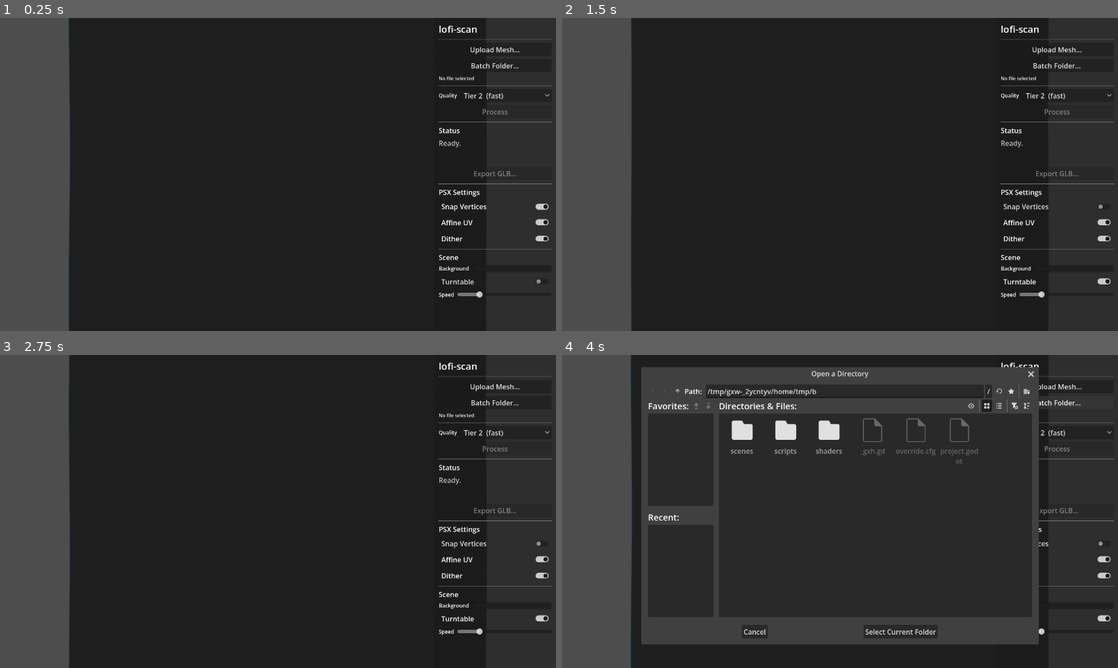
Above: before the commit, frames 1-4 (two rows, left to right).
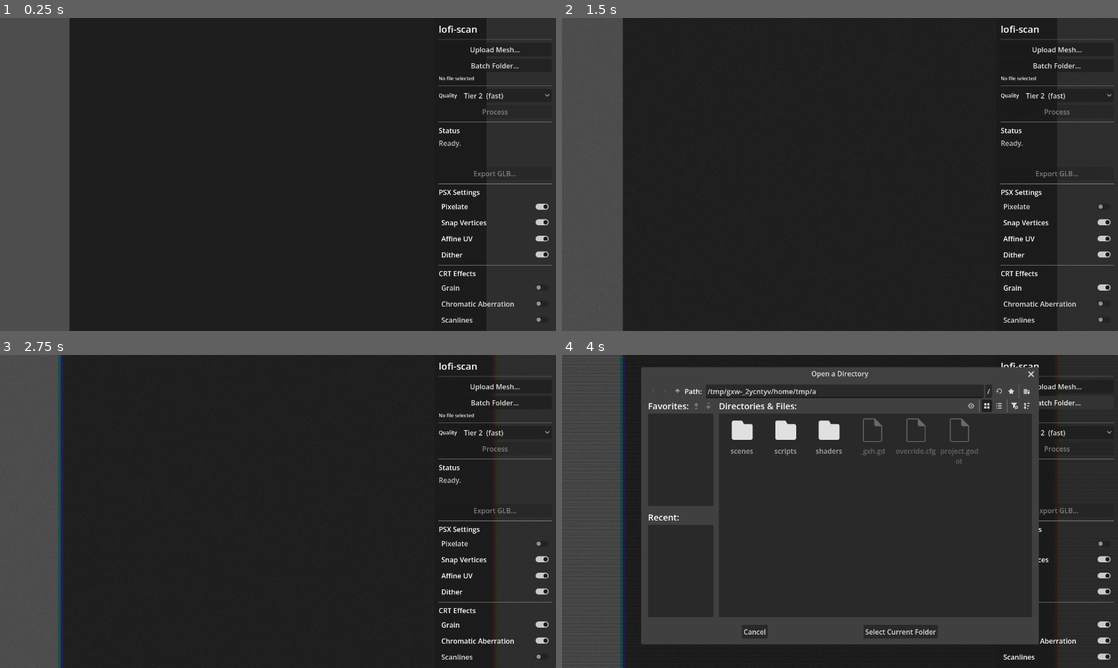
Above: after the commit, the same moments.

Repository: rendyrayana/lofi-scan
Game: Godot game, scene res://scenes/main.tscn
Same seed, same stepped clock (60 frames per second), same inputs: the game is played once before the commit and once after it.
Inputs (mouse positions are in pixels of both pictures, inside the frame that each line leads up to):
- Up to frame 1 (0.25 s): no input
- Up to frame 2 (1.5 s): click (1056, 205) at 0.5 s, where only the run after the commit has a clickable "Pixelate"; click (1056, 287) at 1.25 s, where only the run after the commit has a clickable "Grain"
- Up to frame 3 (2.75 s): click (494, 639) at 2 s, where only the run after the commit has a clickable "Chromatic Aberration"
- Up to frame 4 (4 s): click (1056, 655) at 2.75 s, where only the run after the commit has a clickable "Scanlines"; click "Batch Folder…" at 3.5 s

The runs differ from the first frame. In frame 1, 1.1% of the frame differs, in the area x 12-100%, y 0-100%; in frame 2, 2.7%; in frame 3, 3.1%, in the area x 10-100%, y 0-100%; in frame 4, 2.6%.

Commit message:
Add per-effect visual toggles: Pixelate + CRT effects
PSX Settings section:
- Pixelate CheckButton: 320x240 NEAREST upscale (ON) vs full-res LINEAR (OFF)

New CRT Effects section (all off by default = plain render):
- Grain (grain_intensity 0 ↔ 0.1)
- Chromatic Aberration (0 ↔ 0.005)
- Scanlines (0 ↔ 0.2)
- Vignette (vignette_darkness 0↔0.5, crt_vignette_power 0↔2.0)
- Warble (warble_amount 0 ↔ 0.002)

CRT ColorRect is hidden when all effects are off, making the render
identical to a plain Godot 3D scene at that point.

Diff:
--- a/godot_app/scenes/main.tscn
+++ b/godot_app/scenes/main.tscn
@@ -120,6 +120,10 @@
 [node name="PSXTitle" type="Label" parent="CanvasLayer/SidePanel/VBox"]
 text = "PSX Settings"
 
+[node name="PixelateBtn" type="CheckButton" parent="CanvasLayer/SidePanel/VBox"]
+button_pressed = true
+text = "Pixelate"
+
 [node name="SnapBtn" type="CheckButton" parent="CanvasLayer/SidePanel/VBox"]
 button_pressed = true
 text = "Snap Vertices"
@@ -131,6 +135,26 @@
 [node name="DitherBtn" type="CheckButton" parent="CanvasLayer/SidePanel/VBox"]
 button_pressed = true
 text = "Dither"
+
+[node name="HSep5" type="HSeparator" parent="CanvasLayer/SidePanel/VBox"]
+
+[node name="CRTTitle" type="Label" parent="CanvasLayer/SidePanel/VBox"]
+text = "CRT Effects"
+
+[node name="GrainBtn" type="CheckButton" parent="CanvasLayer/SidePanel/VBox"]
+text = "Grain"
+
+[node name="ChromaBtn" type="CheckButton" parent="CanvasLayer/SidePanel/VBox"]
+text = "Chromatic Aberration"
+
+[node name="ScanlinesBtn" type="CheckButton" parent="CanvasLayer/SidePanel/VBox"]
+text = "Scanlines"
+
+[node name="VignetteBtn" type="CheckButton" parent="CanvasLayer/SidePanel/VBox"]
+text = "Vignette"
+
+[node name="WarbleBtn" type="CheckButton" parent="CanvasLayer/SidePanel/VBox"]
+text = "Warble"
 
 [node name="HSep4" type="HSeparator" parent="CanvasLayer/SidePanel/VBox"]
 
--- a/godot_app/scripts/main.gd
+++ b/godot_app/scripts/main.gd
@@ -8,9 +8,16 @@
 @onready var process_btn:  Button        = $CanvasLayer/SidePanel/VBox/ProcessBtn
 @onready var input_label:  Label         = $CanvasLayer/SidePanel/VBox/InputLabel
 @onready var status_label: RichTextLabel = $CanvasLayer/SidePanel/VBox/StatusLabel
+@onready var pixelate_btn: CheckButton   = $CanvasLayer/SidePanel/VBox/PixelateBtn
 @onready var snap_btn:     CheckButton   = $CanvasLayer/SidePanel/VBox/SnapBtn
 @onready var affine_btn:   CheckButton   = $CanvasLayer/SidePanel/VBox/AffineBtn
 @onready var dither_btn:   CheckButton   = $CanvasLayer/SidePanel/VBox/DitherBtn
+@onready var grain_btn:    CheckButton   = $CanvasLayer/SidePanel/VBox/GrainBtn
+@onready var chroma_btn:   CheckButton   = $CanvasLayer/SidePanel/VBox/ChromaBtn
+@onready var scanlines_btn:CheckButton   = $CanvasLayer/SidePanel/VBox/ScanlinesBtn
+@onready var vignette_btn: CheckButton   = $CanvasLayer/SidePanel/VBox/VignetteBtn
+@onready var warble_btn:   CheckButton   = $CanvasLayer/SidePanel/VBox/WarbleBtn
+@onready var magnification_rect: TextureRect = $CanvasLayer/Magnification
 @onready var tier_option:    OptionButton     = $CanvasLayer/SidePanel/VBox/TierRow/TierOption
 @onready var result_label:   Label            = $CanvasLayer/SidePanel/VBox/ResultLabel
 @onready var export_btn:     Button           = $CanvasLayer/SidePanel/VBox/ExportBtn
@@ -45,6 +52,14 @@
 const TIER_SSIM  := [0.70, 0.85, 0.92, 0.97]
 const TIER_RES   := [[64, 128], [64, 128, 256], [128, 256, 512], [256, 512, 1024]]
 
+# CRT "on" values (zeroing each param disables that effect)
+const CRT_GRAIN       := 0.1
+const CRT_CHROMA      := 0.005
+const CRT_SCANLINES   := 0.2
+const CRT_VIGNETTE    := 0.5
+const CRT_VIG_POWER   := 2.0
+const CRT_WARBLE      := 0.002
+
 # ─── Orbit camera ────────────────────────────────────────────────────────────
 var orbit_yaw:    float   = 30.0
 var orbit_pitch:  float   = 20.0
@@ -72,9 +87,15 @@
 	file_dialog.file_selected.connect(_on_file_selected)
 	export_dialog.file_selected.connect(_on_export_path_selected)
 	batch_dialog.dir_selected.connect(_on_batch_folder_selected)
+	pixelate_btn.toggled.connect(_on_pixelate_toggled)
 	snap_btn.toggled.connect(func(v): _set_all_shader_param("snap_vertices", v))
 	affine_btn.toggled.connect(func(v): _set_all_shader_param("use_affine_uv", v))
 	dither_btn.toggled.connect(func(v): _set_all_shader_param("use_dither", v))
+	grain_btn.toggled.connect(func(v): _set_crt("grain_intensity", CRT_GRAIN if v else 0.0))
+	chroma_btn.toggled.connect(func(v): _set_crt("chromatic_aberration", CRT_CHROMA if v else 0.0))
+	scanlines_btn.toggled.connect(func(v): _set_crt("scanline_intensity", CRT_SCANLINES if v else 0.0))
+	vignette_btn.toggled.connect(_on_vignette_toggled)
+	warble_btn.toggled.connect(func(v): _set_crt("warble_amount", CRT_WARBLE if v else 0.0))
 	bg_color_btn.color_changed.connect(_on_bg_color_changed)
 
 	_try_autoload_latest_glb()
@@ -127,15 +148,16 @@
 		return
 	var mat := ShaderMaterial.new()
 	mat.shader = crt_shader
-	# match working project defaults
-	mat.set_shader_parameter("grain_intensity",       0.0)
-	mat.set_shader_parameter("chromatic_aberration",  0.001)
-	mat.set_shader_parameter("warble_amount",         0.001)
-	mat.set_shader_parameter("warble_speed",          1.0)
-	mat.set_shader_parameter("scanline_intensity",    0.0)
-	mat.set_shader_parameter("vignette_darkness",     0.0)
-	mat.set_shader_parameter("crt_vignette_power",    0.0)
+	# All effects start at zero; CheckButtons enable them individually
+	mat.set_shader_parameter("grain_intensity",      0.0)
+	mat.set_shader_parameter("chromatic_aberration", 0.0)
+	mat.set_shader_parameter("warble_amount",        0.0)
+	mat.set_shader_parameter("warble_speed",         5.0)
+	mat.set_shader_parameter("scanline_intensity",   0.0)
+	mat.set_shader_parameter("vignette_darkness",    0.0)
+	mat.set_shader_parameter("crt_vignette_power",   0.0)
 	crt_rect.material = mat
+	crt_rect.visible = false  # hidden until at least one effect is enabled
 
 
 # ─── Auto-load ───────────────────────────────────────────────────────────────
@@ -578,6 +600,34 @@
 		world_env.environment.background_color = color
 
 
+func _on_pixelate_toggled(on: bool) -> void:
+	if on:
+		viewport3d.size = Vector2i(320, 240)
+		magnification_rect.texture_filter = CanvasItem.TEXTURE_FILTER_NEAREST
+	else:
+		var win := DisplayServer.window_get_size()
+		viewport3d.size = Vector2i(win.x - 280, win.y)
+		magnification_rect.texture_filter = CanvasItem.TEXTURE_FILTER_LINEAR
+
+
+func _set_crt(param: String, value: float) -> void:
+	if crt_rect.material is ShaderMaterial:
+		(crt_rect.material as ShaderMaterial).set_shader_parameter(param, value)
+	_refresh_crt_visibility()
+
+
+func _on_vignette_toggled(on: bool) -> void:
+	_set_crt("vignette_darkness",   CRT_VIGNETTE  if on else 0.0)
+	_set_crt("crt_vignette_power",  CRT_VIG_POWER if on else 0.0)
+
+
+func _refresh_crt_visibility() -> void:
+	var any_on := grain_btn.button_pressed or chroma_btn.button_pressed \
+		or scanlines_btn.button_pressed or vignette_btn.button_pressed \
+		or warble_btn.button_pressed
+	crt_rect.visible = any_on
+
+
 # ─── Input ───────────────────────────────────────────────────────────────────
 
 func _input(event: InputEvent) -> void:
